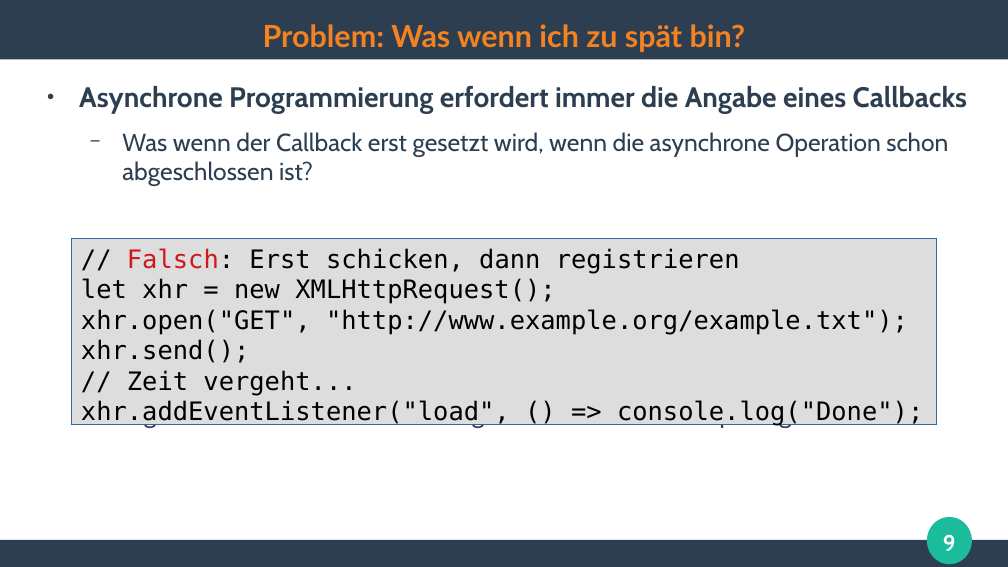
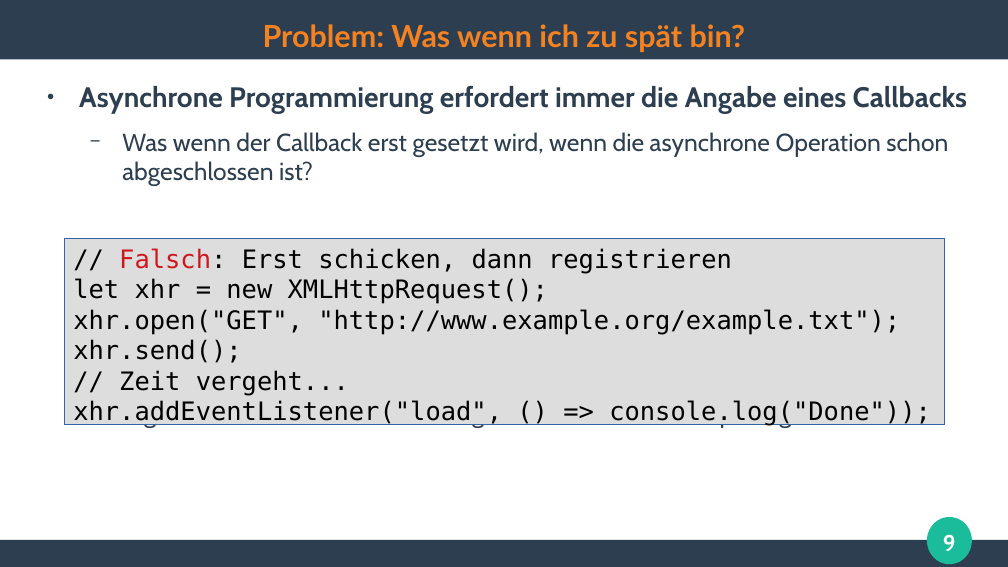
Before and after one commit to ghandmann/HS-AlbSig-WebAnwendungen2, a slide deck: slide 9 of Kapitel/05_Web2.0_AJAX_1x1.odp. Drawn at 1008x567 pixels with LibreOffice and Linux fonts; fonts in the diff are those of the drawing. Boxes give left, top, right and bottom in pixels: in the first picture for what was removed or moved away, otherwise in the second. Text is boxed around its words. In the diff, an @@ line names an element or a change of style, - is before the commit and + after.

Commit message:
typos

```diff
--- a/Kapitel/05_Web2.0_AJAX_1x1.odp
+++ b/Kapitel/05_Web2.0_AJAX_1x1.odp
@@ rectangle "// Falsch: Erst schicken, dann ...": place and size @@
-rectangle "// Falsch: Erst schicken, dann ..." at bbox=[72, 239, 938, 425]
+rectangle "// Falsch: Erst schicken, dann ..." at bbox=[64, 239, 944, 425]
@@ text in rectangle at bbox=[73, 400, 931, 426]: text changed @@
-xhr.addEventListener("load", () => console.log("Done");
+xhr.addEventListener("load", () => console.log("Done"));
```
Also in this commit, not shown: 1 other slide changed.
